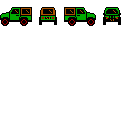
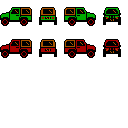
Before/after of a 128×128 layered artwork. What changed in the layer stack:
added layer "army_N" above "army_W" over left=39, top=39, right=57, bottom=57
added layer "army_W" above "army_E" over left=0, top=39, right=32, bottom=58
added layer "army_E" above "army_S" over left=64, top=39, right=96, bottom=58
added layer "army_S" above "jeep_N" over left=103, top=39, right=121, bottom=57
